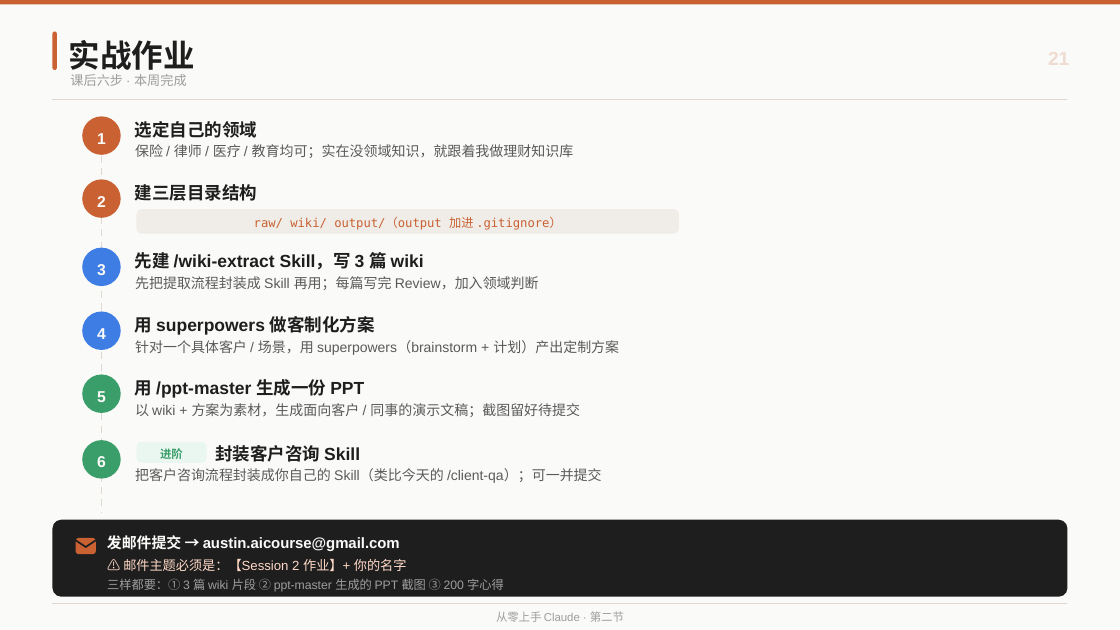
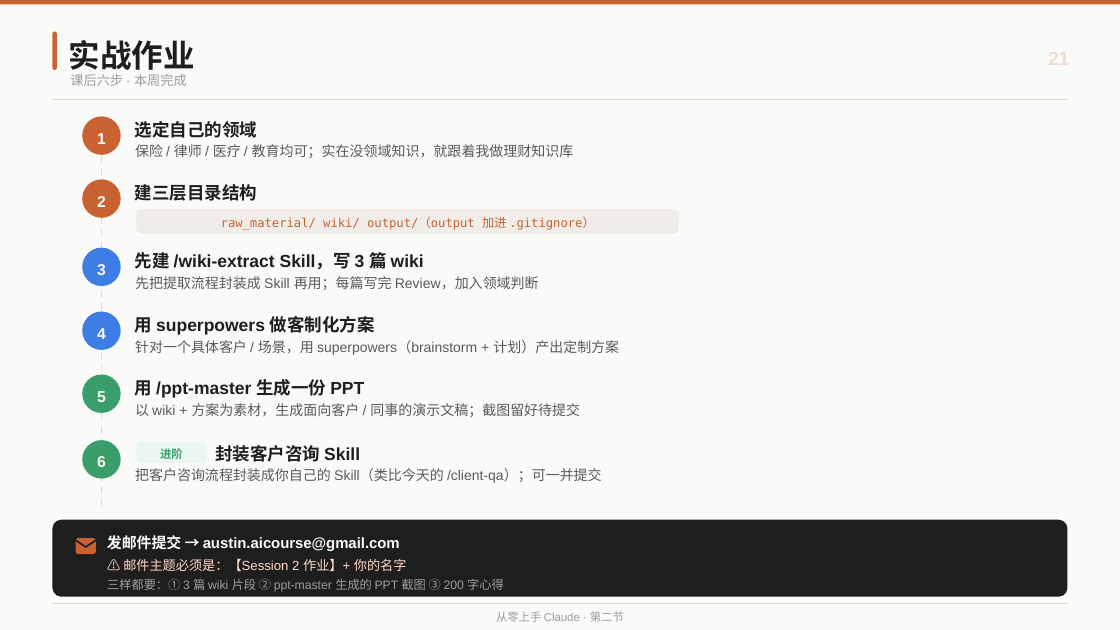
Before and after one commit to austinxyz/course-portal, a slide deck: slide 22 of dl/claude_course_s2.pptx. Drawn at 1120x630 pixels with LibreOffice and Linux fonts; fonts in the diff are those of the drawing. Boxes give left, top, right and bottom in pixels: in the first picture for what was removed or moved away, otherwise in the second. Text is boxed around its words. In the diff, an @@ line names an element or a change of style, - is before the commit and + after.

```diff
--- a/dl/claude_course_s2.pptx
+++ b/dl/claude_course_s2.pptx
@@ text at <box>221,217,595,230</box>: text changed @@
-raw/ wiki/ output/（output 加进 .gitignore）
+raw_material/ wiki/ output/（output 加进 .gitignore）
```
Also in this commit, not shown: 4 other slides changed, 6 other files.
